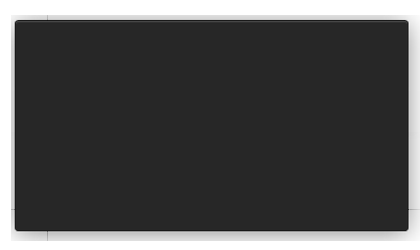
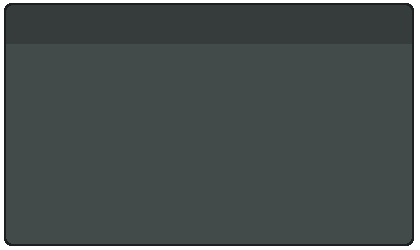
Layered file, before and after one edit (420x250). Changes by layer:
removed layer "Pasted Layer" over [11,15,420,241]
added layer "Pasted Layer #4" (34%) above "Pasted Layer #3" over [6,5,412,44]
added layer "Pasted Layer #3" above "Pasted Layer #2" over [6,24,412,244]
added layer "Pasted Layer #2" above "Pasted Layer #1" over [6,5,412,225]
added layer "Pasted Layer #1" over [4,3,414,246]
